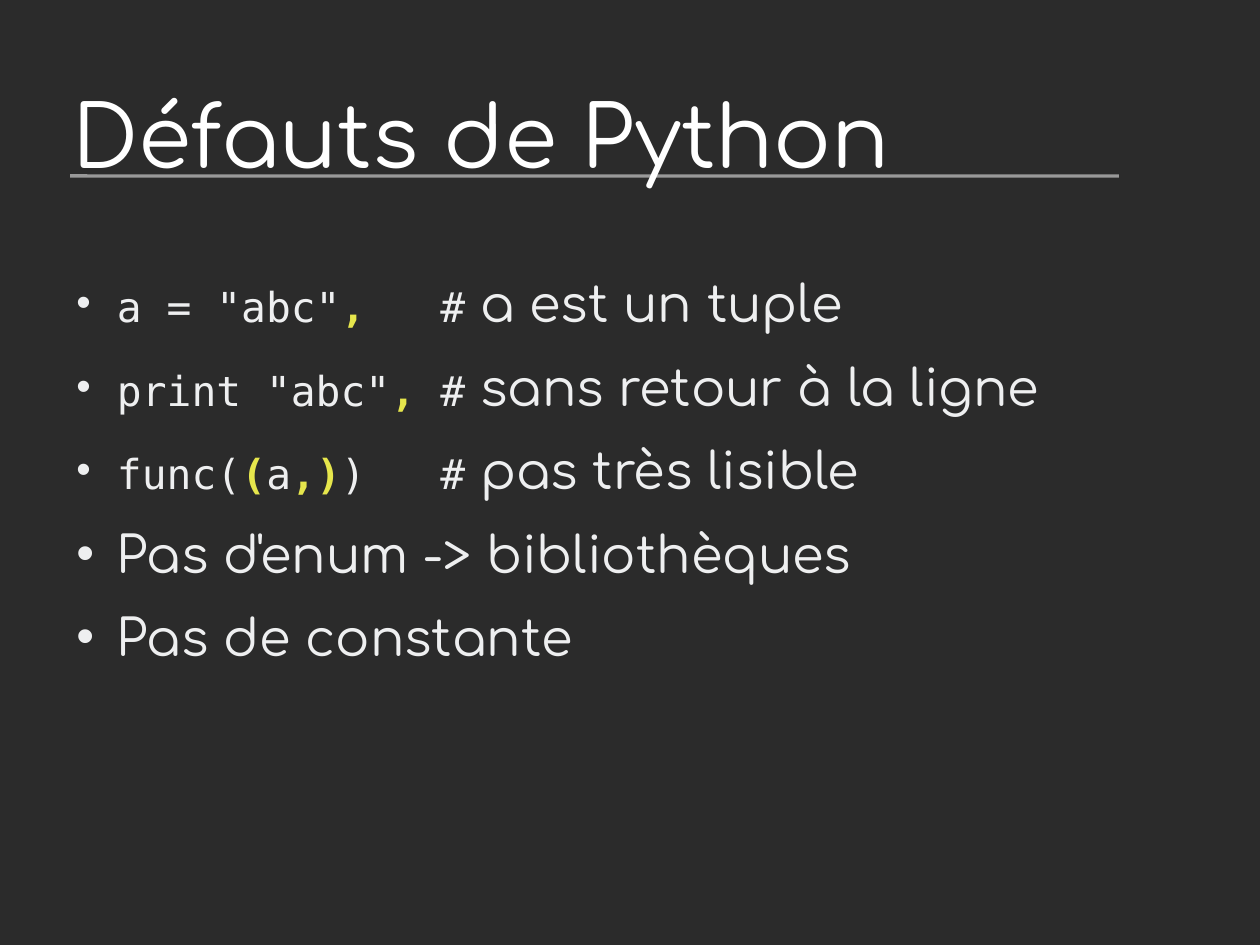
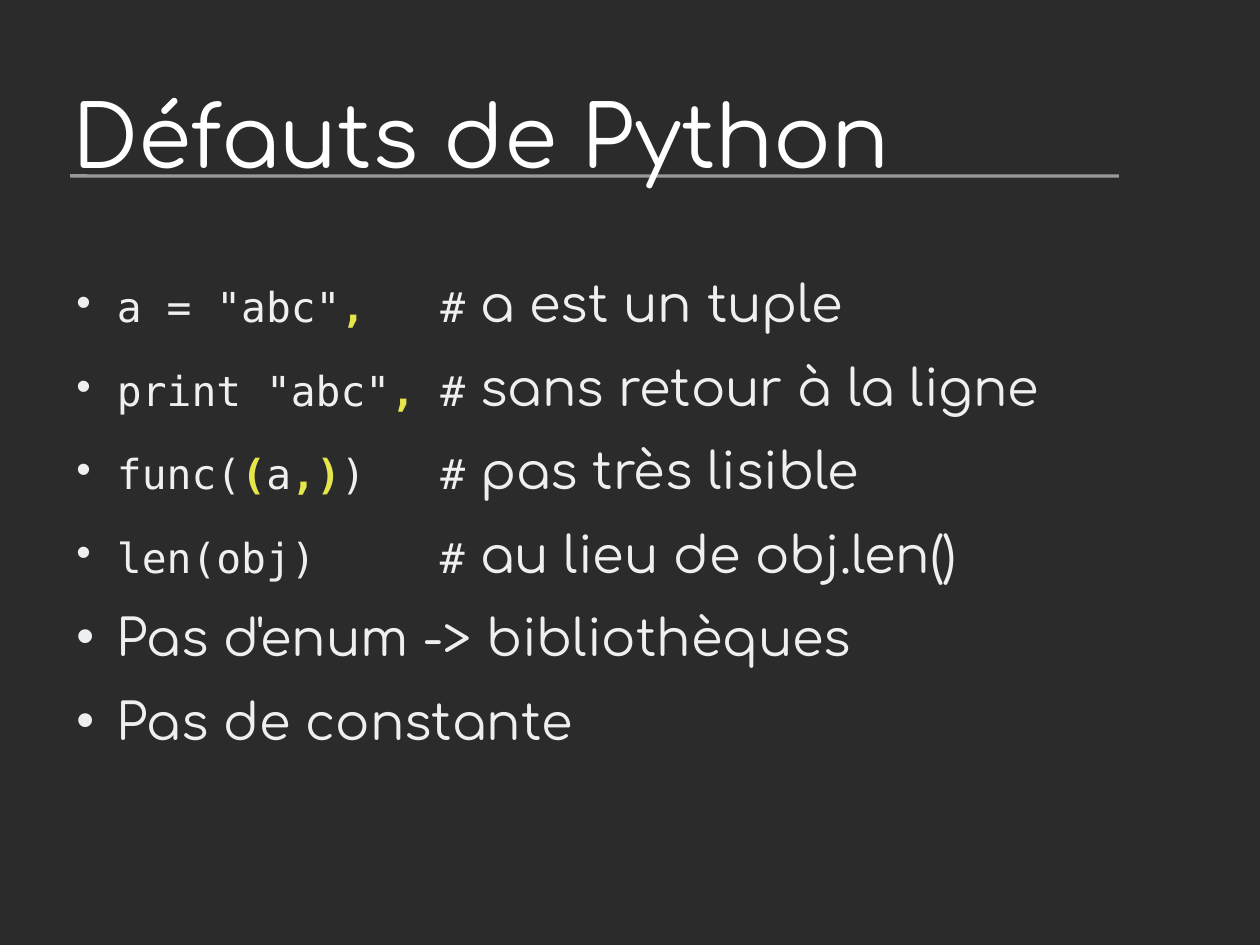
Before and after one commit to vstinner/talks, a slide deck: slide 32 of 2011-PyconFR-Rennes/langage/langage_homogene.odp (slide 31 before the commit). Drawn at 1260x945 pixels with LibreOffice and Linux fonts; fonts in the diff are those of the drawing; background and template pictures are left out; a plain dark background stands for a picture behind light text. Boxes give left, top, right and bottom in pixels: in the first picture for what was removed or moved away, otherwise in the second. Text is boxed around its words. In the diff, an @@ line names an element or a change of style, - is before the commit and + after.

```diff
--- a/2011-PyconFR-Rennes/langage/langage_homogene.odp
+++ b/2011-PyconFR-Rennes/langage/langage_homogene.odp
@@ text at (x1=117, y1=533, x2=956, y2=585): paragraph added @@
+• len(obj) # au lieu de obj.len()
```
Also in this commit, not shown: 6 other slides changed, 1 slide added, 3 other files.
